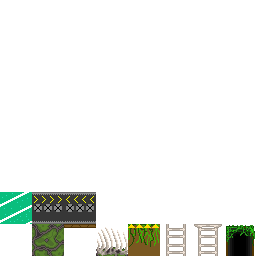
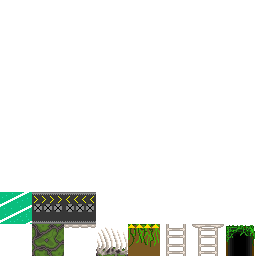
Layered file, before and after one edit (w=256, h=256). Changes by layer:
added group "Kevin's" with 5 layers above "Clayton's" over 64, 224, 224, 228
added layer "tile_platform_forest" in group "Kevin's" over 64, 224, 96, 228
moved "tile_ladderPlatform_forest" into group "Kevin's", painted on it over 192, 224, 224, 228
added group "Clayton's" with 10 layers above "Layer 2" over 64, 224, 224, 228
hid "One-Way", moved it into group "Clayton's" over 64, 224, 96, 228
